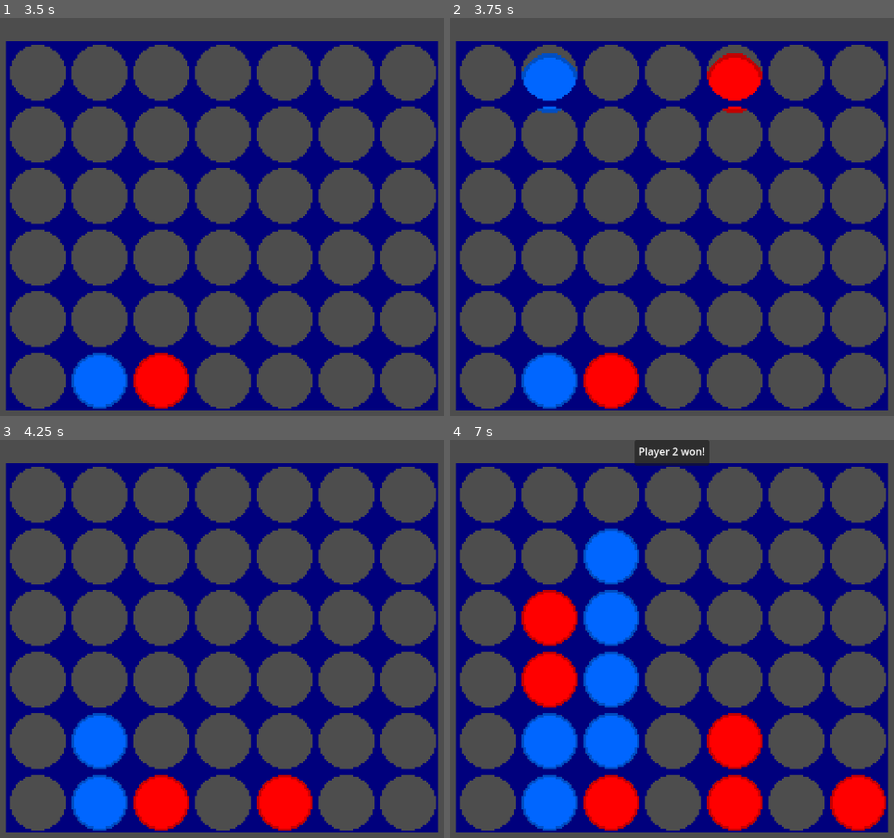
Above: before the commit, frames 1-4 (two rows, left to right).
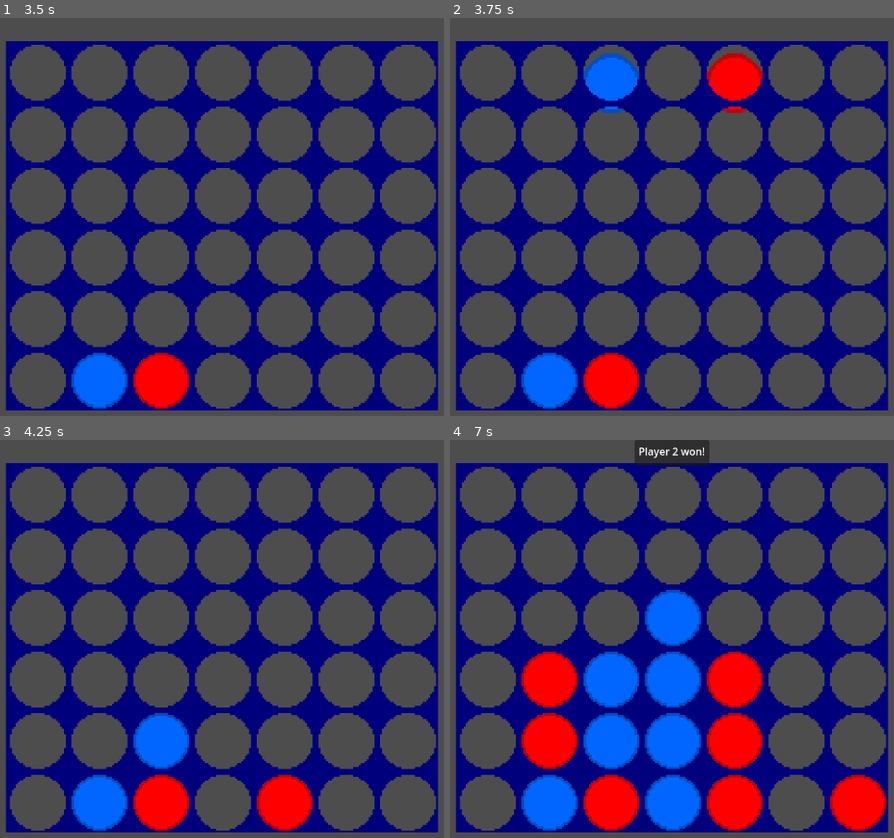
Above: after the commit, the same moments.

Repository: sparkworm/Connect4
Game: Godot game, scene res://scenes/main.tscn
Same seed, same stepped clock (60 frames per second), same inputs: the game is played once before the commit and once after it.
Inputs (mouse positions are in pixels of both pictures, inside the frame that each line leads up to):
- Up to frame 1 (3.5 s): click "Play New Game" at 0.5 s; tap Enter at 1.25 s; move the mouse to (186, 308) at 1.27 s; click (186, 308) at 1.35 s; move the mouse to (outside the picture) at 2.02 s; click (outside the picture) at 2.1 s; tap Space at 2.75 s; move the mouse to (outside the picture) at 2.77 s; click (outside the picture) at 2.85 s
- Up to frame 2 (3.75 s): tap Enter at 3.5 s; move the mouse to (707, 224) at 3.52 s; click (707, 224) at 3.6 s
- Up to frame 3 (4.25 s): no input
- Up to frame 4 (7 s): move the mouse to (561, 543) at 4.27 s; click (561, 543) at 4.35 s; move the mouse to (836, 627) at 5.02 s; click (836, 627) at 5.1 s; move the mouse to (525, 666) at 5.77 s; click (525, 666) at 5.85 s; tap Space at 6.5 s; move the mouse to (747, 555) at 6.52 s; click (747, 555) at 6.6 s

Frame 1 is identical in both runs. In frame 2, 2.4% of the frame differs, in the area x 16-43%, y 8-24%; in frame 3, 2.8%; in frame 4, 13%, in the area x 16-71%, y 22-99%.

Commit message:
only count points from defense if they could actually be used to score

Diff:
--- a/scenes/gameplay/player_ai.gd
+++ b/scenes/gameplay/player_ai.gd
@@ -55,13 +55,16 @@
 	var enemy_piece_location: Vector2i = board.add_piece(col, Globals.get_opposing_team(team))
 	for dir:Vector2i in Globals.DIRECTIONS:
 		var in_line: int = board.count_pieces_in_line(enemy_piece_location, dir)
+		var possible_in_line: int = board.row_max_length(enemy_piece_location, dir)
 		# check enemy win
 		if in_line >=4:
 			board.remove_piece(enemy_piece_location)
 			return -2
-		# add points to score for blocking
-		# NOTE: might want to reweight to value more or less than score from offense
-		score += in_line - 1
+		# only count defense if enemy could score with it
+		if possible_in_line > 3:
+			# add points to score for blocking
+			# NOTE: might want to reweight to value more or less than score from offense
+			score += in_line - 1
 	board.remove_piece(enemy_piece_location)
 
 	var piece_location: Vector2i = board.add_piece(col, team)
